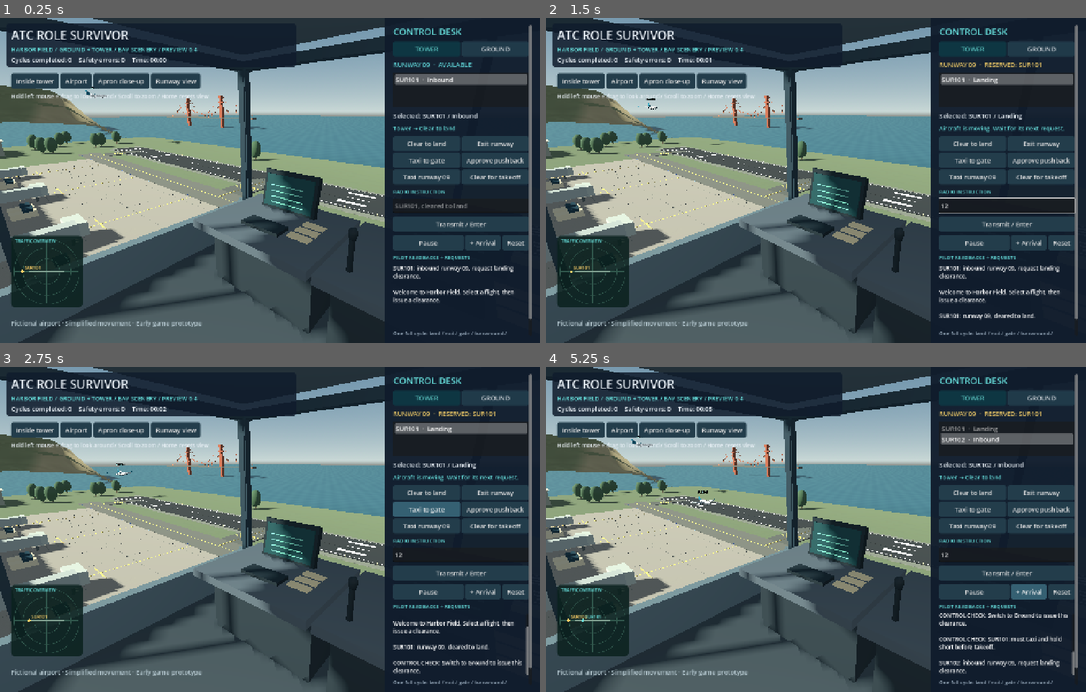
Above: before the commit, frames 1-4 (two rows, left to right).
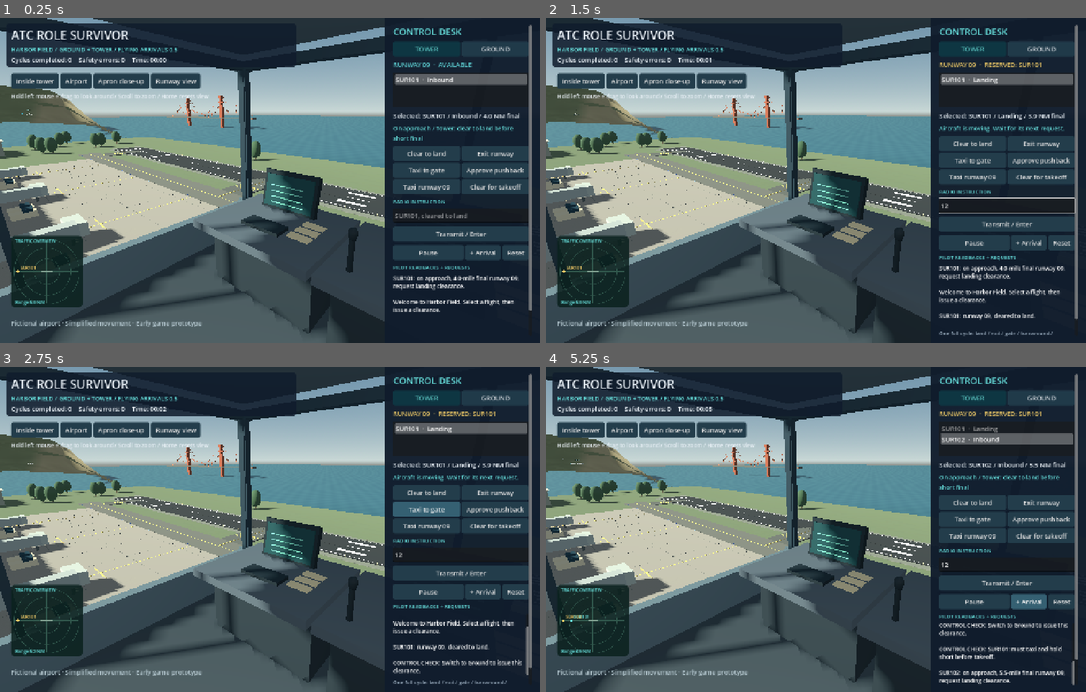
Above: after the commit, the same moments.

Repository: QCOX90/ATC-Role-Survivor
Game: Godot game, scene res://scenes/airport.tscn
Same seed, same stepped clock (60 frames per second), same inputs: the game is played once before the commit and once after it.
Inputs (mouse positions are in pixels of both pictures, inside the frame that each line leads up to):
- Up to frame 1 (0.25 s): no input
- Up to frame 2 (1.5 s): click "Clear to land" at 0.5 s; click (1005, 206) at 1.27 s; type "12" at 1.35 s
- Up to frame 3 (2.75 s): click "Taxi to gate" at 2 s
- Up to frame 4 (5.25 s): click "Approve pushback" at 2.75 s; click "Taxi runway 09" at 3.5 s; click "Clear for takeoff" at 4.25 s; click "+ Arrival" at 5 s

The runs differ from the first frame. In frame 1, 6.5% of the frame differs, in the area x 2-99%, y 9-98%; in frame 2, 0.7%; in frame 3, 0.4%; in frame 4, 7.2%.

Commit message:
Fly arrivals from four-mile final with aligned headings, approach reports and uncleared go-arounds

Diff:
--- a/scripts/airport.gd
+++ b/scripts/airport.gd
@@ -97,6 +97,7 @@
 	for flight in sim.aircraft:
 		if not models.has(flight.id):
 			models[flight.id] = _aircraft_model(flight.id)
+			models[flight.id].rotation.y = flight.get("heading", -PI / 2.0)
 		var model: Node3D = models[flight.id]
 		model.position = flight.pos
 		if not flight.route.is_empty():
@@ -104,7 +105,10 @@
 			var flat := target - model.position
 			flat.y = 0
 			if flat.length() > 0.01:
-				model.rotation.y = lerp_angle(model.rotation.y, atan2(-flat.x, -flat.z), minf(delta * 4.0, 1.0))
+				model.rotation.y = lerp_angle(model.rotation.y, flight.get("heading", atan2(-flat.x, -flat.z)), minf(delta * 4.0, 1.0))
+				var direction: Vector3 = target - model.position
+				var pitch := clampf(atan2(direction.y, flat.length()), deg_to_rad(-5), deg_to_rad(12))
+				model.rotation.x = lerp_angle(model.rotation.x, pitch, minf(delta * 3.0, 1.0))
 	for id in models.keys():
 		if sim.find_flight(id).is_empty():
 			models[id].queue_free()
@@ -256,7 +260,7 @@
 	banner.size = Vector2(830, 110)
 	root.add_child(banner)
 	_label(banner, "ATC ROLE SURVIVOR", 30, WHITE)
-	_label(banner, "HARBOR FIELD / GROUND + TOWER / BAY SCENERY / PREVIEW 0.4", 15, CYAN)
+	_label(banner, "HARBOR FIELD / GROUND + TOWER / FLYING ARRIVALS 0.5", 15, CYAN)
 	stats = _label(banner, "", 16)
 	var panel := PanelContainer.new()
 	panel.set_anchors_and_offsets_preset(Control.PRESET_RIGHT_WIDE)
@@ -371,6 +375,9 @@
 		if ids[index] == selected: flight_list.select(index)
 	var flight: Dictionary = sim.find_flight(selected)
 	details.text = "Selected: " + selected + " / " + str(flight.get("state", "No active flight"))
+	if flight.get("state", "") in ["Inbound", "Landing"]:
+		var distance_nm: float = maxf(Operations.THRESHOLD_X - flight.pos.x, 0) * Operations.METERS_PER_UNIT / 1852.0
+		details.text += " / %.1f NM final" % distance_nm
 	hint.text = sim.suggested_action(selected)
 	runway_status.text = "RUNWAY 09  ·  " + ("AVAILABLE" if sim.runway_owner.is_empty() else "RESERVED: " + sim.runway_owner)
 	runway_status.modulate = CYAN if sim.runway_owner.is_empty() else Color("ffd269")
--- a/scripts/operations.gd
+++ b/scripts/operations.gd
@@ -11,6 +11,27 @@
 var serial := 101
 var radio: Array[String] = []
 const GATES := [-27.0, -9.0, 9.0, 27.0]
+const METERS_PER_UNIT := 40.0
+const THRESHOLD_X := -48.0
+const APPROACH_SPEED := 2.0
+const DECISION_X := -75.0
+
+func _final_height(x: float) -> float:
+	return 0.8 + maxf(THRESHOLD_X - x, 0.0) * tan(deg_to_rad(3.0))
+
+func _begin_approach(flight: Dictionary) -> void:
+	flight.landing_cleared = false
+	flight.approach_decision = true
+	_route(flight, [Vector3(DECISION_X, _final_height(DECISION_X), 0), Vector3(-38, 0.8, 0), Vector3(12, 0.8, 0)], "Inbound", "Landed", APPROACH_SPEED)
+	var miles: float = maxf(THRESHOLD_X - flight.pos.x, 0) * METERS_PER_UNIT / 1852.0
+	_note(flight.id + ": on approach, %.1f-mile final runway 09, request landing clearance." % miles)
+
+func _go_around(flight: Dictionary) -> void:
+	flight.landing_cleared = false
+	flight.approach_decision = false
+	if runway_owner == flight.id: runway_owner = ""
+	_route(flight, [Vector3(60, 18, 0), Vector3(140, 30, -90), Vector3(-240, 30, -140), Vector3(-233.2, _final_height(-233.2), 0)], "Going around", "Inbound", 3.0)
+	_note(flight.id + ": going around, no landing clearance. Climbing; will return for another approach.")
 
 func _init() -> void:
 	spawn_arrival()
@@ -22,9 +43,12 @@
 		return ""
 	var id := "SUR" + str(serial)
 	serial += 1
-	aircraft.append({"id": id, "state": "Inbound", "pos": Vector3(-72, 18, 0),
-		"route": [], "next_state": "", "speed": 8.0, "gate": -1, "timer": 0.0})
-	_note(id + ": inbound runway 09, request landing clearance.")
+	var start_x := THRESHOLD_X - (4.0 + aircraft.size() * 1.5) * 1852.0 / METERS_PER_UNIT
+	var flight := {"id": id, "state": "Inbound", "pos": Vector3(start_x, _final_height(start_x), 0),
+		"route": [], "next_state": "", "speed": APPROACH_SPEED, "gate": -1, "timer": 0.0,
+		"landing_cleared": false, "approach_decision": true, "heading": -PI / 2.0}
+	aircraft.append(flight)
+	_begin_approach(flight)
 	return id
 
 func find_flight(id: String) -> Dictionary:
@@ -49,17 +73,28 @@
 		var budget: float = flight.speed * delta
 		while budget > 0 and not flight.route.is_empty():
 			var target: Vector3 = flight.route[0]
+			var direction: Vector3 = target - flight.pos
+			if Vector2(direction.x, direction.z).length() > 0.001:
+				flight.heading = atan2(-direction.x, -direction.z)
 			var distance: float = flight.pos.distance_to(target)
 			if budget >= distance:
 				flight.pos = target
 				flight.route.pop_front()
 				budget -= distance
+				if flight.get("approach_decision", false) and is_equal_approx(target.x, DECISION_X):
+					flight.approach_decision = false
+					if not flight.landing_cleared:
+						_go_around(flight)
+					else:
+						flight.speed = 1.5
 			else:
 				flight.pos = flight.pos.move_toward(target, budget)
 				budget = 0
 		if flight.route.is_empty():
 			flight.state = flight.next_state
 			match flight.state:
+				"Inbound":
+					_begin_approach(flight)
 				"Landed":
 					_note(flight.id + ": landing complete, request runway exit.")
 				"Clear of runway":
@@ -101,7 +136,8 @@
 			if not runway_owner.is_empty():
 				return _reject("Unsafe landing clearance: runway reserved by " + runway_owner + ".")
 			runway_owner = id
-			_route(flight, [Vector3(-38, 0.8, 0), Vector3(12, 0.8, 0)], "Landing", "Landed", 10)
+			flight.landing_cleared = true
+			flight.state = "Landing"
 			_note(id + ": runway 09, cleared to land.")
 		"exit":
 			if flight.state != "Landed":
@@ -191,7 +227,8 @@
 	if flight.is_empty():
 		return "Spawn an arrival to start a new aircraft cycle."
 	match flight.state:
-		"Inbound": return "Tower → Clear to land"
+		"Inbound": return "On approach / Tower: clear to land before short final"
+		"Going around": return "Going around. Wait for the next approach report."
 		"Landed": return "Tower → Exit runway"
 		"Clear of runway": return "Ground → Taxi to gate"
 		"Ready for pushback": return "Ground → Approve pushback"
--- a/scripts/radar.gd
+++ b/scripts/radar.gd
@@ -5,17 +5,22 @@
 func _draw() -> void:
 	draw_style_box(_background(), Rect2(Vector2.ZERO, size))
 	var center := size * 0.5
+	var extent := 100.0
+	for flight in tracks:
+		extent = maxf(extent, maxf(absf(flight.pos.x), absf(flight.pos.z)) + 15)
+	var map_scale := 78.0 / extent
 	for radius in [32.0, 60.0, 82.0]:
 		draw_arc(center, radius, 0, TAU, 64, Color("31584d"), 1, true)
 	draw_line(Vector2(10, center.y), Vector2(size.x - 10, center.y), Color("31584d"))
 	draw_line(Vector2(center.x, 10), Vector2(center.x, size.y - 10), Color("31584d"))
-	draw_line(center + Vector2(-45, 0), center + Vector2(45, 0), Color("83a393"), 2)
+	draw_line(center + Vector2(-48, 0) * map_scale, center + Vector2(48, 0) * map_scale, Color("83a393"), 2)
 	for flight in tracks:
-		var point := center + Vector2(flight.pos.x, flight.pos.z) * 0.85
+		var point := center + Vector2(flight.pos.x, flight.pos.z) * map_scale
 		var color := Color("ffd269") if flight.id == selected else Color("68e2df")
 		draw_circle(point, 3.5, color)
 		draw_string(ThemeDB.fallback_font, point + Vector2(5, -5), flight.id, HORIZONTAL_ALIGNMENT_LEFT, -1, 11, color)
 	draw_string(ThemeDB.fallback_font, Vector2(10, 17), "TRAFFIC OVERVIEW", HORIZONTAL_ALIGNMENT_LEFT, -1, 11, Color("68e2df"))
+	draw_string(ThemeDB.fallback_font, Vector2(10, size.y - 8), "Range %.1f NM" % (extent * 40.0 / 1852.0), HORIZONTAL_ALIGNMENT_LEFT, -1, 11, Color("68e2df"))
 
 func _background() -> StyleBoxFlat:
 	var style := StyleBoxFlat.new()
--- a/tests/operations_test.gd
+++ b/tests/operations_test.gd
@@ -20,7 +20,7 @@
 	sim.tick(20)
 	verify(sim.find_flight(id).pos == before and sim.elapsed == 0, "Pause freezes movement and clock")
 	sim.paused = false
-	sim.tick(20)
+	sim.tick(130)
 	verify(sim.find_flight(id).state == "Landed", "Landing finishes")
 	verify(sim.command(id, "exit"), "Runway exit accepted")
 	sim.tick(10)
@@ -41,11 +41,12 @@
 	verify(sim.find_flight(id).pos.z == 6, "Aircraft remains outside runway")
 	sim.position = "Tower"
 	verify(sim.command(id, "takeoff"), "Takeoff clearance accepted")
-	verify(not sim.command(second, "land"), "Landing during takeoff blocked")
+	var next_arrival: String = sim.spawn_arrival()
+	verify(not sim.command(next_arrival, "land"), "Landing during takeoff blocked")
 	sim.tick(20)
 	verify(sim.departures == 1 and sim.find_flight(id).is_empty(), "Full cycle completed")
 	verify(sim.runway_owner.is_empty(), "Departure releases runway")
-	verify(sim.command(second, "land"), "Next arrival can use runway")
+	verify(sim.command(next_arrival, "land"), "Next arrival can use runway")
 	var gates_sim = Operations.new()
 	gates_sim.position = "Ground"
 	for gate in range(4):
@@ -56,5 +57,25 @@
 		verify(gates_sim.command(gate_id, "gate"), "Every gate accepts a reservation")
 		verify(parked.gate == gate, "Gate reservations remain distinct")
 	verify(gates_sim.spawn_arrival().is_empty(), "Four-flight capacity is enforced")
+	var approach_sim = Operations.new()
+	var inbound: Dictionary = approach_sim.find_flight("SUR101")
+	var initial: Vector3 = inbound.pos
+	verify(is_equal_approx((Operations.THRESHOLD_X - initial.x) * Operations.METERS_PER_UNIT / 1852.0, 4.0), "Arrival starts four nautical miles away")
+	verify(is_equal_approx(inbound.heading, -PI / 2.0), "Arrival initially faces runway heading")
+	approach_sim.tick(10)
+	verify(inbound.pos.x > initial.x and inbound.pos.y < initial.y, "Uncleared arrival flies and descends")
+	approach_sim.tick(80)
+	verify(inbound.state == "Going around" and inbound.pos.y > 2, "Uncleared approach climbs instead of landing")
+	verify(approach_sim.runway_owner.is_empty(), "Missed approach does not reserve runway")
+	verify(not approach_sim.command("SUR101", "land"), "Late landing clearance rejected after go-around")
+	approach_sim.tick(400)
+	verify(inbound.state == "Inbound" and not inbound.route.is_empty(), "Missed approach rejoins a moving final")
+	var cleared_sim = Operations.new()
+	cleared_sim.tick(10)
+	var before_clearance: Vector3 = cleared_sim.find_flight("SUR101").pos
+	verify(cleared_sim.command("SUR101", "land"), "Moving approach accepts clearance")
+	verify(cleared_sim.find_flight("SUR101").pos == before_clearance, "Clearance does not teleport aircraft")
+	cleared_sim.tick(130)
+	verify(cleared_sim.find_flight("SUR101").state == "Landed", "Cleared approach touches down and rolls out")
 	print("PASS: ", checks, " operational checks, including complete aircraft lifecycle")
 	quit(0)
Not shown, changed: README.md
